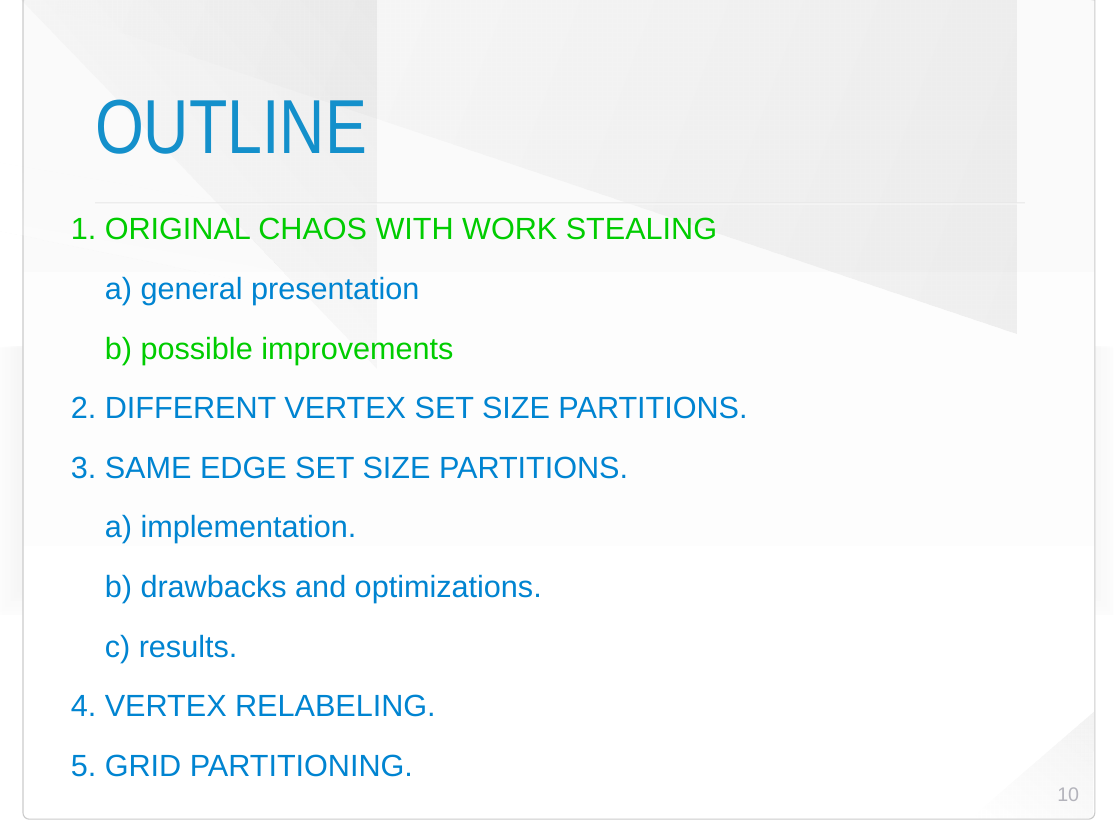
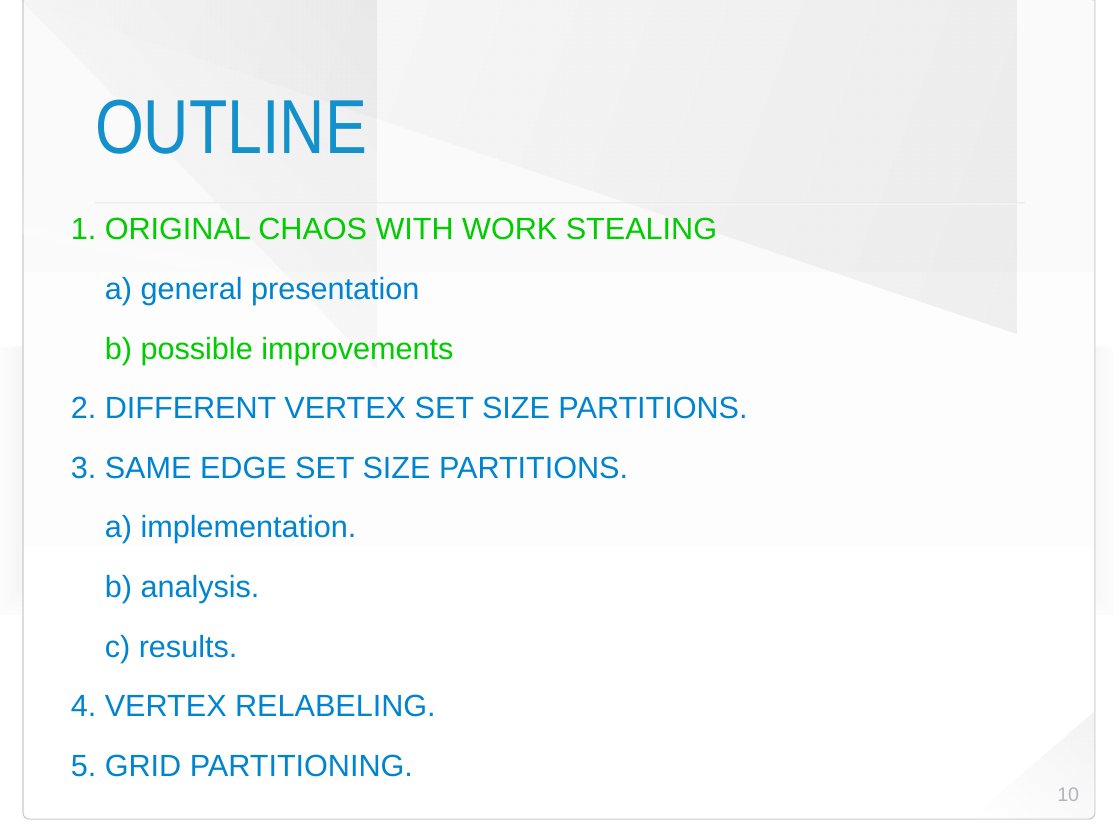
Before and after one commit to HaprianVlad/chaos, a slide deck: slide 10 of presentation.odp. Drawn at 1120x840 pixels with LibreOffice and Linux fonts; fonts in the diff are those of the drawing; background and template pictures are left out. Boxes give left, top, right and bottom in pixels: in the first picture for what was removed or moved away, otherwise in the second. Text is boxed around its words. In the diff, an @@ line names an element or a change of style, - is before the commit and + after.

```diff
--- a/presentation.odp
+++ b/presentation.odp
@@ text at bbox=[105, 574, 260, 603]: text changed @@
-b) drawbacks and optimizations.
+b) analysis.
```
Also in this commit, not shown: 4 other slides changed, 2 slides added, 2 other files.
